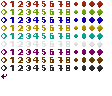
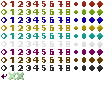
Before/after of a 112x96 layered artwork. What changed in the layer stack:
painted on "smallIcons.png" over [8, 72, 24, 80]
